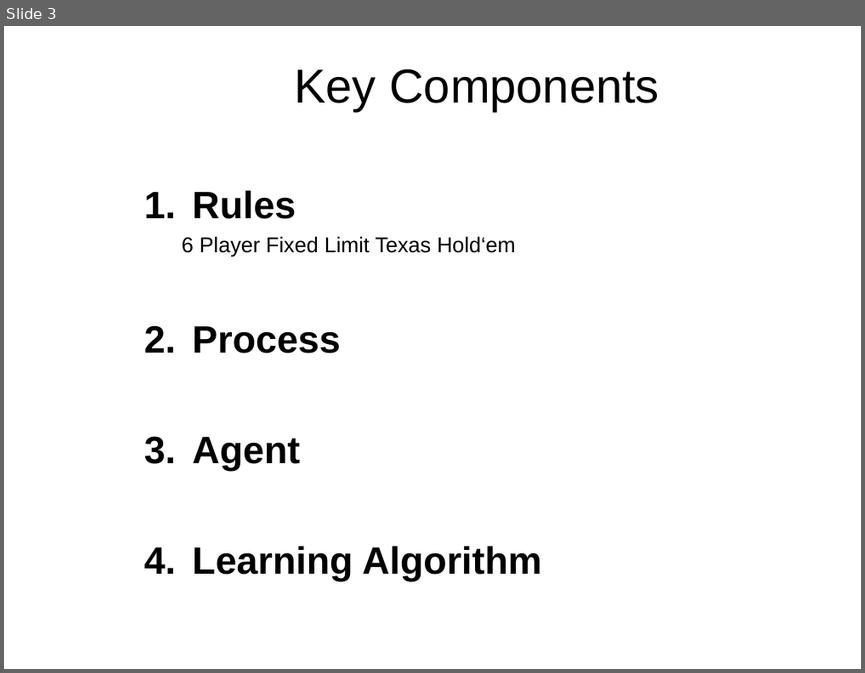
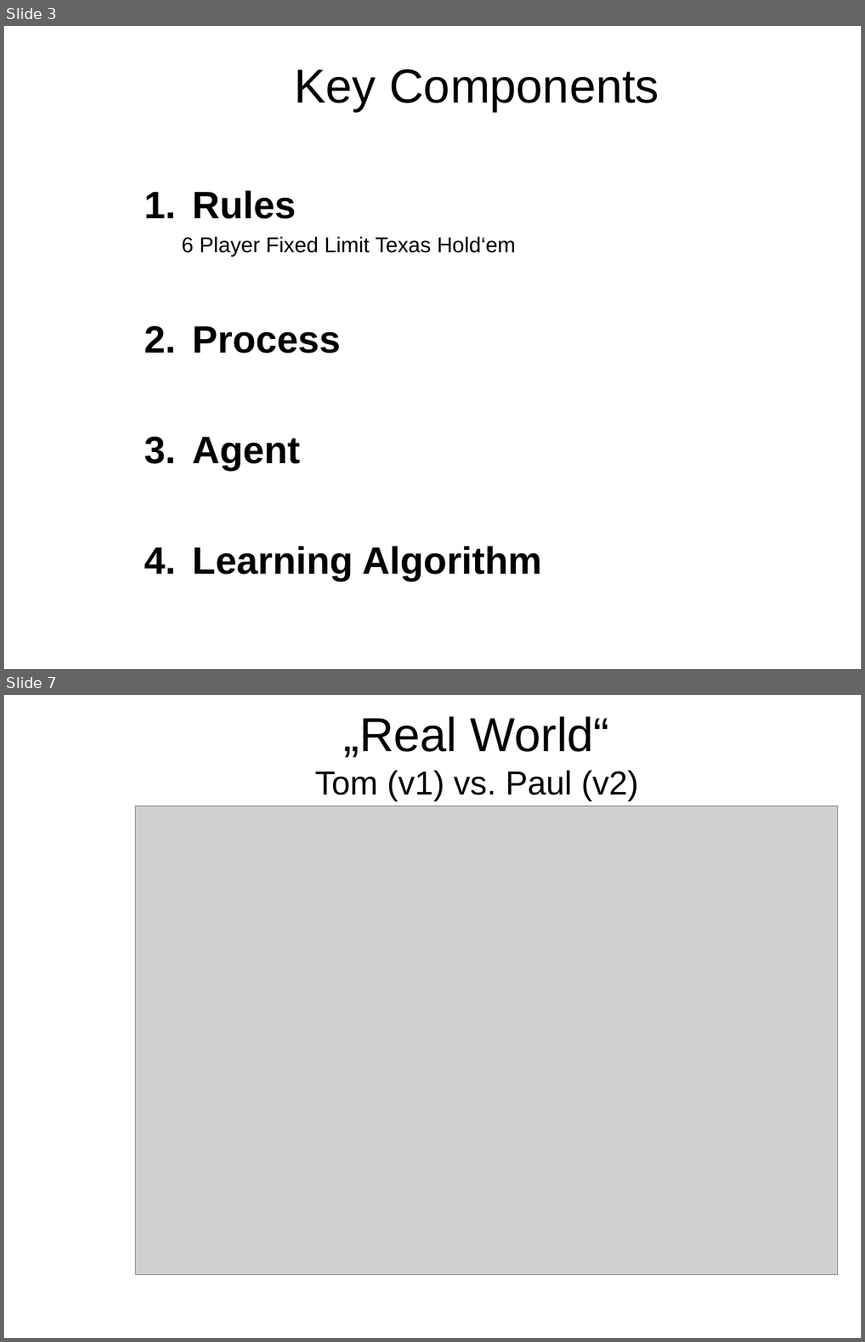
Before and after one commit to stefanfroth/poker, a slide deck: final.ppt. Shown one above the other, each under a label of ours: slide 3 before the commit, slides 3 and 7 after it; the slides between them are not shown. The pictures are 865x673 and 865x1342 pixels, drawn with LibreOffice and Linux fonts; fonts in the diff are those of the drawing; grey boxes stand for pictures; background and template pictures are left out. Boxes give left, top, right and bottom in pixels: in the first picture for what was removed or moved away, otherwise in the second. Text is boxed around its words. In the diff, an @@ line names an element or a change of style, - is before the commit and + after.

```diff
--- a/final.ppt
+++ b/final.ppt
@@ slide 7 added at <box>4,695,861,1338</box>, background picture (left out) @@
@@ title added at <box>315,716,638,801</box>, 28 pt, text #000000 @@
+„Real World“
+Tom (v1) vs. Paul (v2)
@@ picture added at <box>135,806,837,1274</box> @@
```
Also in this commit, not shown: 3 slides changed, 4 other slides added, 4 slides removed, 26 other files.
